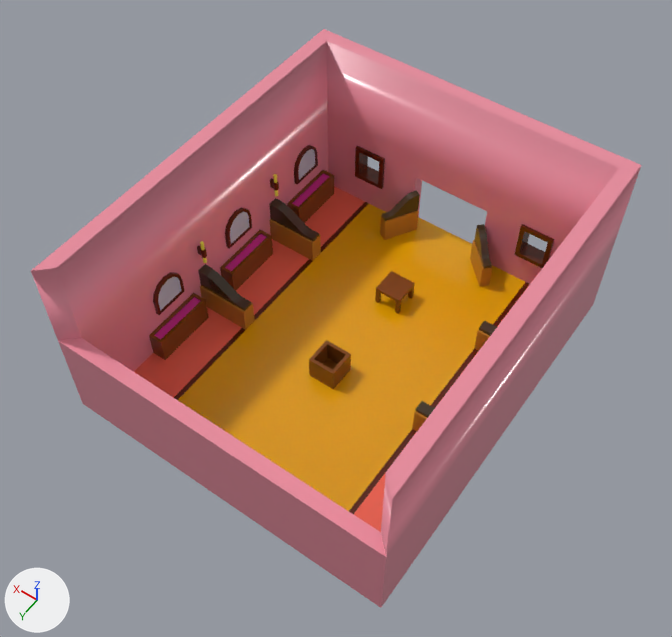
The FBX model Assets/Models/Environment/RoomStaticMesh.fbx as it was, and as the next commit left it.
The view is the same before and after, from a 50 mm camera at (-0.215, 0.334, 0.526) aimed at (-0.001, 0.035, 0.056). The axes (+X, +Y, +Z) are drawn at lower left. The lights are the same throughout. Where no turn or scale is listed for an object, it has been applied to the vertices.

The older version as bpy lines, for what is in view:
```python
me_mesh = bpy.data.meshes.new('Mesh')
me_mesh.from_pydata(...)  # 920 vertices, 907 faces; spans x -0.12..0.12, y -0.12..0.156, z -0.035..0.1
me_mesh.materials.append(mat_worldtexture)  # picture img_worldtexture_png
ob_walls2 = bpy.data.objects.new('walls2', me_mesh)
ob_walls2.location = (0.0, 0.0, 0.0349)
```
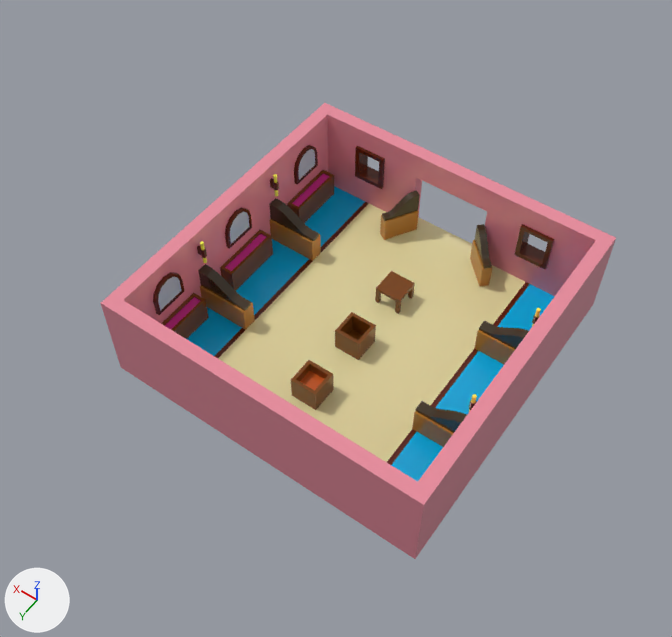
The change in detail:
me_mesh is used by ob_walls2; location (0.0, 0.0, 0.0349).
me_mesh had 920 vertices, 907 faces and spanned x -0.12..0.12, y -0.12..0.156, z -0.035..0.1.
me_mesh now has 924 vertices, 909 faces and spans x -0.12..0.12, y -0.12..0.12, z -0.035..0.035.
me_mesh part 1: the loose piece of 16 vertices spanning x -0.01..0.01, y 0.03..0.05, z -0.035..-0.016 is copied, and the copy is moved by (0.0, -0.03, 0.0); it spans x -0.01..0.01, y 0.0..0.02, z -0.035..-0.016.
Part 2, on me_mesh:
16 vertices are removed from x -0.12..0.12, y -0.12..0.156, z 0.035..0.1.
38 faces are deleted.
6 vertices in x -0.12..0.12, y 0.149, z -0.035 move by (0.0, -0.029, 0.0).
4 vertices in x -0.01..0.01, y 0.03, z -0.035..-0.016 move by (0.0, 0.04, 0.0).
12 vertices move from x -0.12..0.12, y 0.032..0.156, z -0.035..-0.016 to x -0.12..0.12, y 0.052..0.12, z -0.035..-0.016.
4 vertices are added at (-0.12, 0.12, 0.035), (-0.11, 0.11, 0.035), (0.12, 0.12, 0.035), (0.11, 0.11, 0.035).
26 new faces join them.
me_mesh part 3: 10 kept faces spanning x -0.12..0.12, y -0.12..0.12, z -0.035..-0.016 get new texture (UV) coordinates.

Location of each change, (x1, y1, x2, y2) in pixels of the pictures (672 x 637 px; the box of a moved part takes in the faces that stretch with it):
'walls2', reshaped (16% narrower, 21% shorter): before (31, 29, 641, 608); after (101, 103, 616, 559)
part 1 of me_mesh, added (brown): after (335, 312, 376, 360)
part 2 of me_mesh, moved or reshaped: before (31, 29, 641, 608); after (101, 103, 616, 559)
part 3 of me_mesh, surface changed (orange to beige): (187, 186, 528, 464) in both
